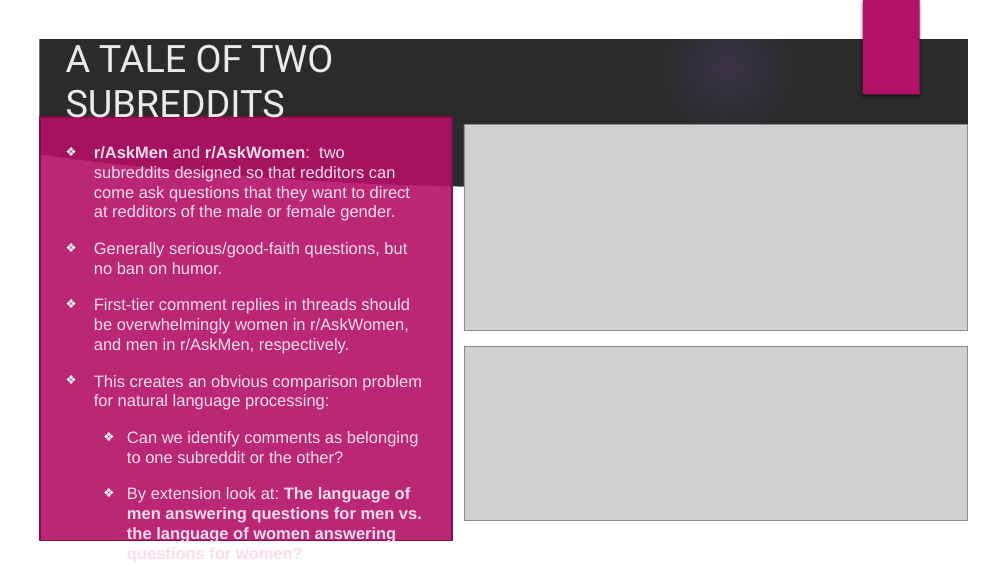
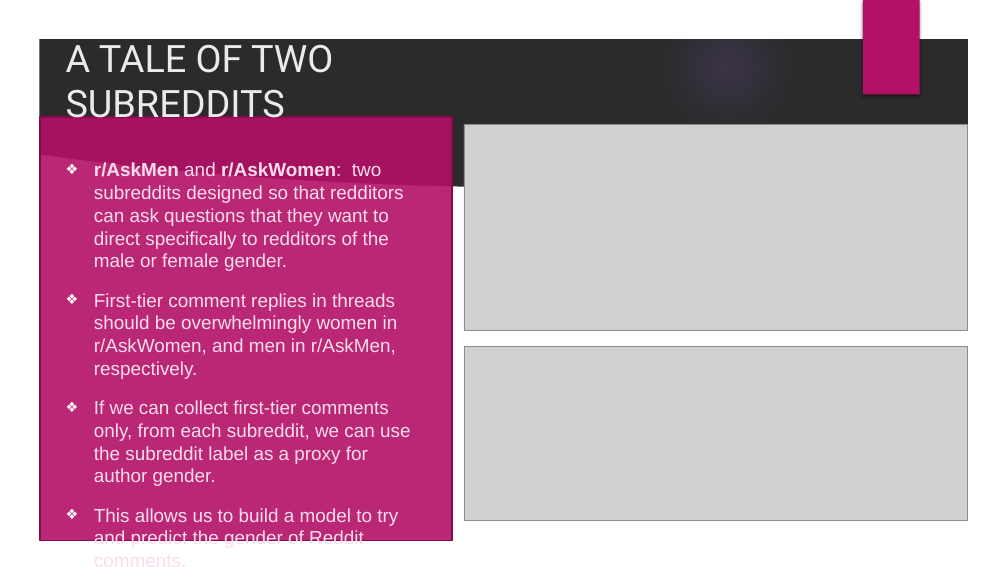
Before and after one commit to eamonious/reddit-comment-gender, a slide deck: slide 2 of project3.pptx. Drawn at 1008x567 pixels with LibreOffice and Linux fonts; fonts in the diff are those of the drawing; grey boxes stand for pictures; background and template pictures are left out; a plain dark background stands for a picture behind light text. Boxes give left, top, right and bottom in pixels: in the first picture for what was removed or moved away, otherwise in the second. Text is boxed around its words. In the diff, an @@ line names an element or a change of style, - is before the commit and + after.

```diff
--- a/project3.pptx
+++ b/project3.pptx
@@ text "r/AskMen and r/AskWomen: two subreddits ..." moved from (x1=94, y1=146, x2=422, y2=543) to (x1=94, y1=162, x2=410, y2=549) @@
@@ text at (x1=94, y1=162, x2=404, y2=271): text changed; size 15.7 to 18 pt @@
-❖ r/AskMen and r/AskWomen: two subreddits designed so that redditors can come ask questions that they want to direct at redditors of the male or female gender.
-❖ Generally serious/good-faith questions, but no ban on humor.
+❖ r/AskMen and r/AskWomen: two subreddits designed so that redditors can ask questions that they want to direct specifically to redditors of the male or female gender.
@@ text at (x1=94, y1=293, x2=398, y2=379): size 15.7 to 18 pt in "First-tier comment replies in threads should be ..." @@
@@ text at (x1=94, y1=400, x2=410, y2=549): text changed; size 15.7 to 18 pt @@
-❖ This creates an obvious comparison problem for natural language processing:
-  ❖ Can we identify comments as belonging to one subreddit or the other?
-  ❖ By extension look at: The language of men answering questions for men vs. the language of women answering questions for women?
+❖ If we can collect first-tier comments only, from each subreddit, we can use the subreddit label as a proxy for author gender.
+❖ This allows us to build a model to try and predict the gender of Reddit comments.
```
Also in this commit, not shown: 8 other slides changed, 3 slides added, 2 slides removed, 40 other files.
